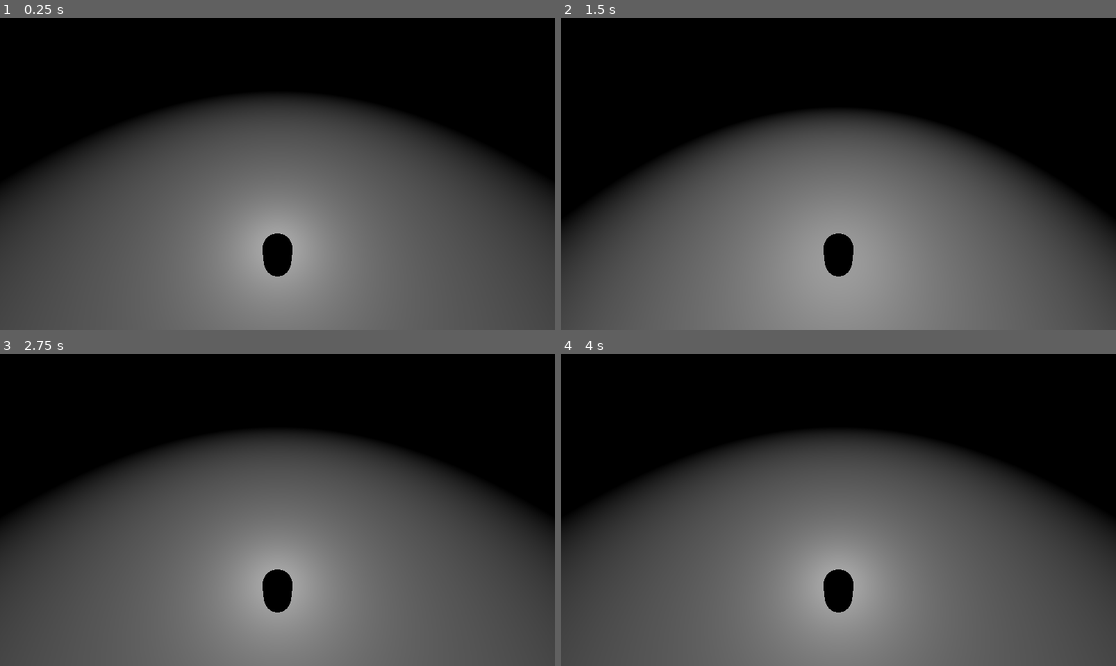
Above: before the commit, frames 1-4 (two rows, left to right).
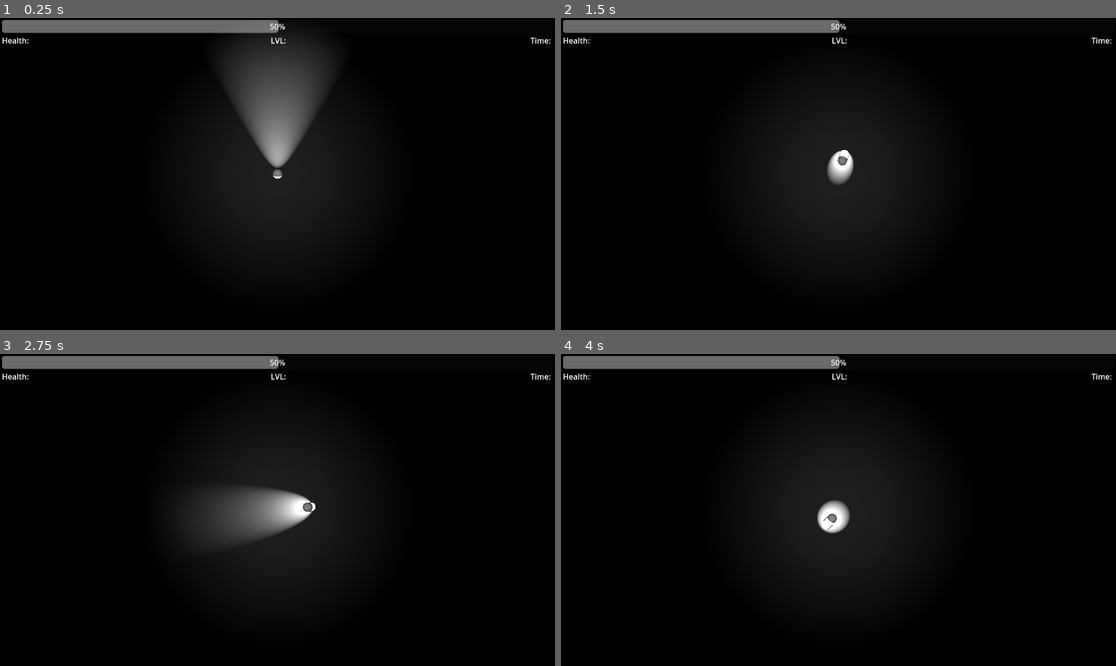
Above: after the commit, the same moments.

Repository: Knight-XAura/Illuminated-Ruler
Game: Godot game, scene res://world.tscn
The game is run twice, just before and just after one commit, with the same random seed, the same clock (stepped at 60 frames per second) and the same inputs. Before the commit the project has no main scene; this scene is started directly in both runs.
Inputs (mouse positions are in pixels of both pictures, inside the frame that each line leads up to):
- Up to frame 1 (0.25 s): no input
- Up to frame 2 (1.5 s): tap Enter at 0.5 s; move the mouse to (960, 158) at 0.52 s; hold D (move_right) 0.53-1.28 s; tap Space (jump) at 0.77 s; move the mouse to (727, 189) at 1.27 s; hold S (move_backward) from 1.28 s (still down)
- Up to frame 3 (2.75 s): tap Space (jump) at 1.52 s; move the mouse to (333, 441) at 2.02 s; release S (move_backward) at 2.03 s; hold D (move_right) from 2.03 s (still down)
- Up to frame 4 (4 s): move the mouse to (810, 572) at 2.77 s; release D (move_right) at 2.78 s; hold W (move_forward) 2.78-3.53 s; tap Space (jump) at 3.02, 3.77 s; move the mouse to (1005, 556) at 3.52 s; hold A (move_left) from 3.53 s (still down)

The runs differ from the first frame. In frame 1, 68% of the frame differs, in the area x 0-100%, y 0-100%; in frame 2, 57%; in frame 3, 64%; in frame 4, 64%.

Commit message:
12.12 Update

Diff:
--- a/Character.tscn
+++ b/Character.tscn
@@ -7,22 +7,27 @@
 [sub_resource type="CapsuleShape3D" id="CapsuleShape3D_pl26n"]
 
 [node name="CharacterBody3D" type="CharacterBody3D"]
+collision_layer = 4
+collision_mask = 4
 script = ExtResource("1_jux0m")
 
 [node name="Camera3D" type="Camera3D" parent="."]
-transform = Transform3D(1, -5.95416e-16, 2.4663e-16, 2.4663e-16, 0.707107, 0.707107, -5.95416e-16, -0.707107, 0.707107, 2.08165e-12, 8, 3)
+transform = Transform3D(1, -6.97574e-16, -1.5246e-23, -1.5246e-23, -4.37114e-08, 1, -6.97574e-16, -1, -4.37114e-08, 2.08165e-12, 24, 2.08165e-12)
+top_level = true
 current = true
 
 [node name="MeshInstance3D" type="MeshInstance3D" parent="."]
 transform = Transform3D(1, 0, 0, 0, 1, 0, 0, 0, 1, 2.08165e-12, 1, 2.08165e-12)
+layers = 4
 mesh = SubResource("CapsuleMesh_h52jx")
 
 [node name="CollisionShape3D" type="CollisionShape3D" parent="."]
 transform = Transform3D(1, 0, 0, 0, 1, 0, 0, 0, 1, 2.08165e-12, 1, 2.08165e-12)
 shape = SubResource("CapsuleShape3D_pl26n")
 
-[node name="OmniLight3D" type="OmniLight3D" parent="."]
-transform = Transform3D(1, 0, 0, 0, 1, 0, 0, 0, 1, 2.08165e-12, 1.5, -0.67)
-light_energy = 16.0
-omni_range = 8.0
-omni_attenuation = 0.25
+[node name="SpotLight3D" type="SpotLight3D" parent="."]
+transform = Transform3D(1, 0, 0, 0, 1, 0, 0, 0, 1, 2.08165e-12, 1.25, 1.5)
+layers = 2
+light_energy = 256.0
+spot_range = 20.0
+spot_angle = 30.0
--- a/CharacterBody3D.gd
+++ b/CharacterBody3D.gd
@@ -1,7 +1,11 @@
 extends CharacterBody3D
 
 
-var mouse_delta: Vector2
+var mouse_pos: Vector2
+#@onready var viewport: Viewport = get_viewport()
+@onready var camera: Camera3D = $Camera3D
+var ray_origin: Vector3
+var ray_length: Vector3
 # Get the gravity from the project settings to be synced with RigidBody nodes.
 var gravity: float = ProjectSettings.get_setting("physics/3d/default_gravity")
 
@@ -13,20 +17,26 @@
 const LOOK_SPEED: int = 10
 
 
-func _input(event: InputEvent) -> void:
-	if event is InputEventMouseMotion or event is InputEventScreenDrag:
-		mouse_delta = event.relative
+#func _input(event: InputEvent) -> void:
+	#if event is InputEventMouseMotion or event is InputEventScreenDrag:
+		#mouse_pos = viewport.get_mouse_position()
 
 
 func _physics_process(delta: float) -> void:
 	if not is_on_floor():
 		velocity.y -= gravity * delta
+		#print(get_global_mouse_position())
 
 	if Input.is_action_just_pressed("jump") and is_on_floor():
 		velocity.y = JUMP_VELOCITY
 
-	mouse_delta *= LOOK_SPEED * delta
-	rotation_degrees.y -= mouse_delta.x
+	var space_state = get_world_3d().direct_space_state
+	var mouse_pos = get_viewport().get_mouse_position()
+	ray_origin = camera.project_ray_origin(mouse_pos)
+	ray_length = ray_origin * camera.project_ray_normal(mouse_pos) * 2000
+	var intersection = space_state.intersect_ray(PhysicsRayQueryParameters3D.create(ray_origin, ray_length))
+	if not intersection.is_empty():
+		look_at(intersection["position"], Vector3(0,-1,0))
 
 	var input_dir := Input.get_vector("move_left", "move_right", "move_forward", "move_backward")
 	var direction := (transform.basis * Vector3(input_dir.x, 0, input_dir.y)).normalized()
--- a/N3D.gd
+++ /dev/null
@@ -1,16 +0,0 @@
-extends Node3D
-
-
-@onready var cave: StaticBody3D = $Cave
-var wall: PackedScene = preload("res://wall.tscn")
-var map: Image = preload("res://map.jpg")
-
-
-func _ready() -> void:
-	for x_coord in map.get_width():
-		for y_coord in map.get_height():
-			if map.get_pixel(x_coord, y_coord).g8 <= 127:
-				var wall_node: CSGBox3D = wall.instantiate()
-				wall_node.position = Vector3(x_coord, 0, y_coord)
-				cave.add_child(wall_node, true)
-	cave.position -= Vector3(405, 0, 378)
--- a/project.godot
+++ b/project.godot
@@ -11,6 +11,7 @@
 [application]
 
 config/name="Illuminated Ruler"
+run/main_scene="res://world.tscn"
 config/features=PackedStringArray("4.2", "GL Compatibility")
 config/icon="res://icon.svg"
 
--- a/wall.tscn
+++ /dev/null
@@ -1,5 +0,0 @@
-[gd_scene format=3 uid="uid://dm1ixev31nvq8"]
-
-[node name="Wall" type="CSGBox3D"]
-transform = Transform3D(1, 0, 0, 0, 1, 0, 0, 0, 1, 2.08165e-12, 26, 2.08165e-12)
-size = Vector3(1, 50, 1)
--- a/world.tscn
+++ b/world.tscn
@@ -9,12 +9,14 @@
 size = Vector3(1620, 1, 1510)
 
 [node name="World" type="Node3D"]
-transform = Transform3D(0.5, 0, 0, 0, 0.5, 0, 0, 0, 0.5, 0, 0, 0)
 
 [node name="StaticBody3D" type="StaticBody3D" parent="."]
-transform = Transform3D(0.5, 0, 0, 0, 0.5, 0, 0, 0, 0.5, 2.08165e-12, 0.5, 2.08165e-12)
+transform = Transform3D(1, 0, 0, 0, 1, 0, 0, 0, 1, 2.08165e-12, 0.5, 2.08165e-12)
+collision_layer = 7
+collision_mask = 7
 
 [node name="Floor" type="CSGBox3D" parent="StaticBody3D"]
+layers = 7
 material_override = SubResource("StandardMaterial3D_hvd1s")
 size = Vector3(1620, 1, 1510)
 
@@ -23,3 +25,55 @@
 
 [node name="CharacterBody3D" parent="." instance=ExtResource("2_oo0vh")]
 transform = Transform3D(1, 0, 0, 0, 1, 0, 0, 0, 1, 2.08165e-12, 1, 2.08165e-12)
+
+[node name="SpotLight3D" type="SpotLight3D" parent="."]
+transform = Transform3D(1, -6.97574e-16, -3.04919e-23, 0, -4.37114e-08, 1, -6.97574e-16, -1, -4.37114e-08, 2.08165e-12, 20, 2.08165e-12)
+light_energy = 16.0
+spot_range = 30.0
+
+[node name="HUD" type="CanvasLayer" parent="."]
+
+[node name="MarginContainer" type="MarginContainer" parent="HUD"]
+anchors_preset = 15
+anchor_right = 1.0
+anchor_bottom = 1.0
+grow_horizontal = 2
+grow_vertical = 2
+size_flags_horizontal = 3
+size_flags_vertical = 3
+theme_override_constants/margin_left = 4
+theme_override_constants/margin_top = 4
+theme_override_constants/margin_right = 4
+theme_override_constants/margin_bottom = 4
+
+[node name="VBoxContainer" type="VBoxContainer" parent="HUD/MarginContainer"]
+layout_mode = 2
+
+[node name="ExperienceBar" type="ProgressBar" parent="HUD/MarginContainer/VBoxContainer"]
+layout_mode = 2
+size_flags_horizontal = 3
+value = 50.0
+
+[node name="HBoxContainer" type="HBoxContainer" parent="HUD/MarginContainer/VBoxContainer"]
+layout_mode = 2
+
+[node name="Health" type="Label" parent="HUD/MarginContainer/VBoxContainer/HBoxContainer"]
+layout_mode = 2
+text = "Health:"
+horizontal_alignment = 1
+vertical_alignment = 1
+
+[node name="Level" type="Label" parent="HUD/MarginContainer/VBoxContainer/HBoxContainer"]
+layout_mode = 2
+size_flags_horizontal = 3
+text = "LVL: "
+horizontal_alignment = 1
+vertical_alignment = 1
+
+[node name="Time" type="Label" parent="HUD/MarginContainer/VBoxContainer/HBoxContainer"]
+layout_mode = 2
+size_flags_horizontal = 8
+size_flags_vertical = 0
+text = "Time: "
+horizontal_alignment = 1
+vertical_alignment = 1
Binary file removed: map.jpg
Not shown, removed: map.jpg.import
